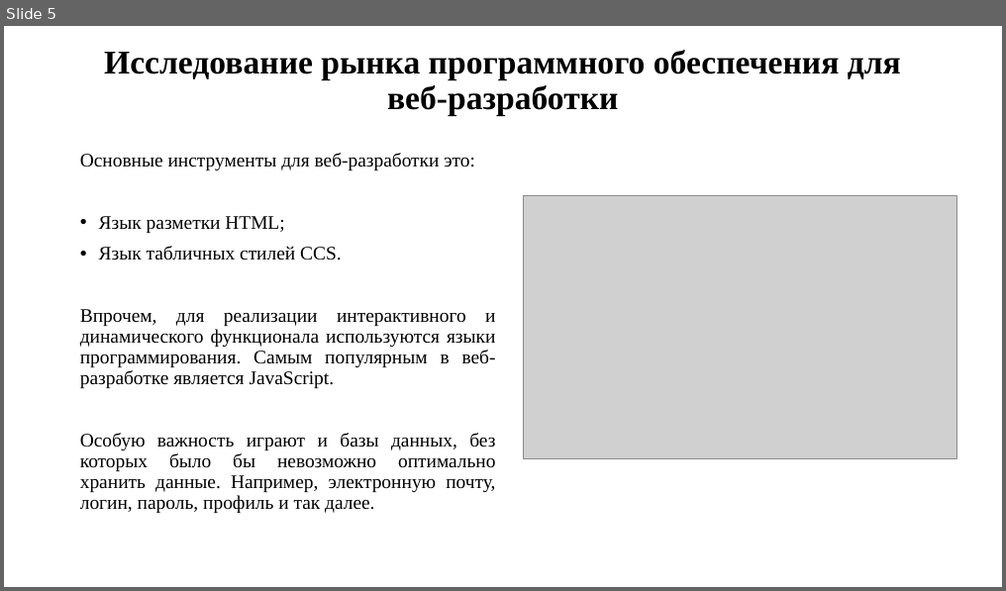
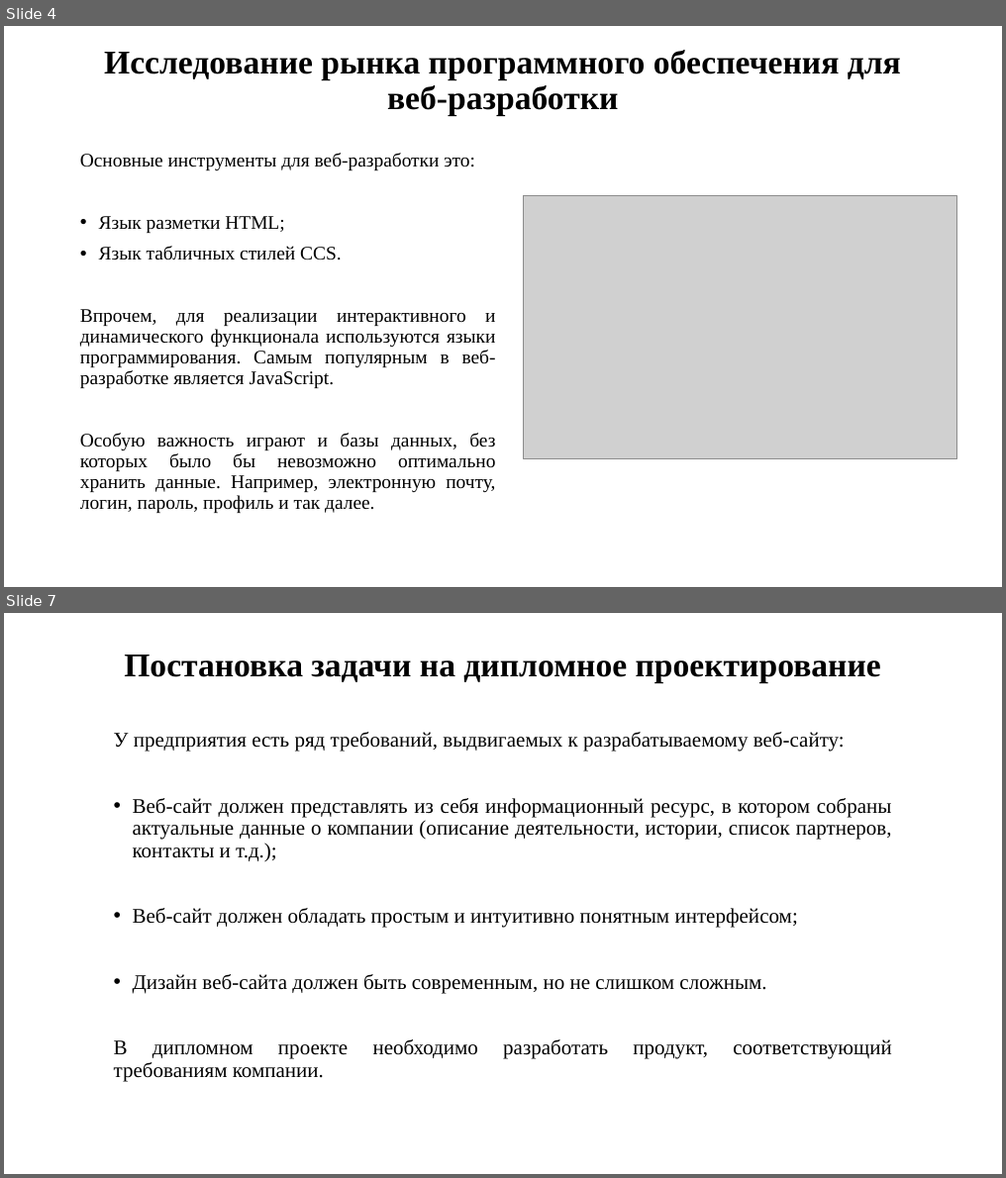
Before and after one commit to AtaevB/Commercial-Website-dev, a slide deck: презентация к диплому.pptx. Shown one above the other, each under a label of ours: slide 5 before the commit, slides 4 and 7 after it; the slides between them are not shown. The pictures are 1006x591 and 1006x1178 pixels, drawn with LibreOffice and Linux fonts; fonts in the diff are those of the drawing; grey boxes stand for pictures. Boxes give left, top, right and bottom in pixels: in the first picture for what was removed or moved away, otherwise in the second. Text is boxed around its words. In the diff, an @@ line names an element or a change of style, - is before the commit and + after.

```diff
--- a/презентация к диплому.pptx
+++ b/презентация к диплому.pptx
@@ slide 7 added at box(4, 613, 1002, 1174), background #FFFFFF @@
@@ title added at box(124, 655, 881, 682), 32 pt, text #000000, bold @@
+Постановка задачи на дипломное проектирование
@@ text added at box(114, 732, 892, 1059), 20 pt, text #000000 @@
+У предприятия есть ряд требований, выдвигаемых к разрабатываемому веб-сайту:
+• Веб-сайт должен представлять из себя информационный ресурс, в котором собраны актуальные данные о компании (описание деятельности, истории, список партнеров, контакты и т.д.);
+• Веб-сайт должен обладать простым и интуитивно понятным интерфейсом;
+• Дизайн веб-сайта должен быть современным, но не слишком сложным.
+В дипломном проекте необходимо разработать продукт, соответствующий требованиям компании.
@@ what was slide 5 is now slide 4 @@
```
Also in this commit, not shown: 3 slides changed, 3 other slides added, 4 slides removed, 41 other files.
